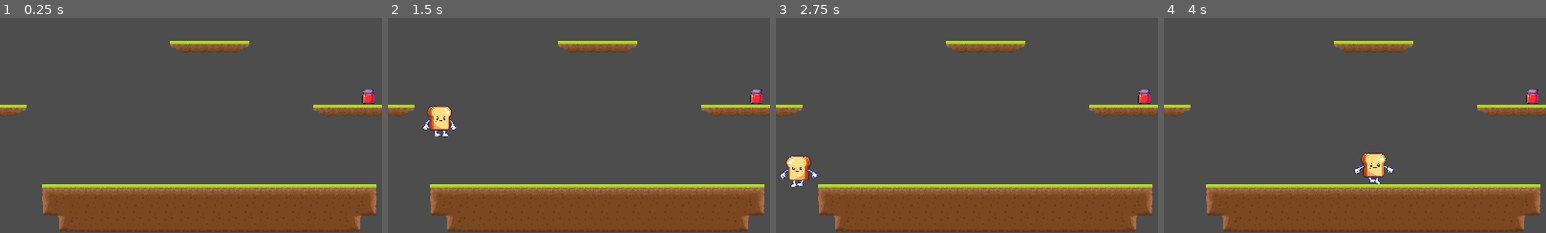
Above: before the commit, frames 1-4 (left to right).
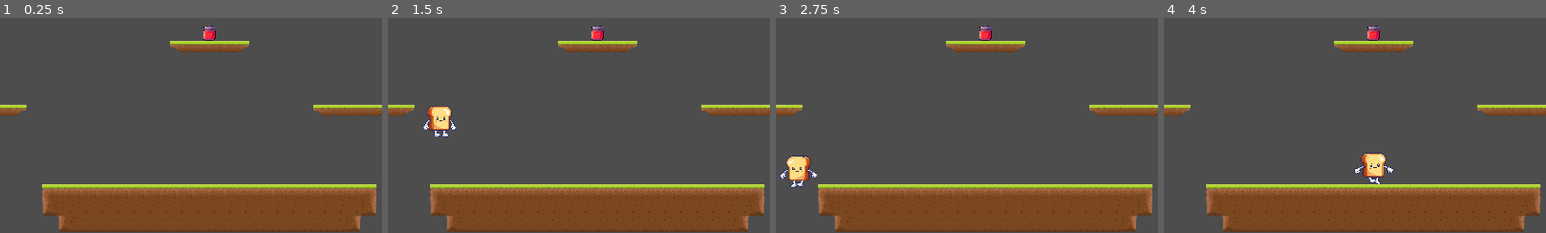
Above: after the commit, the same moments.

Repository: Alliance-of-Numpties/terry-toastington
Game: Godot game, scene res://scenes/level1.tscn
Same seed, same stepped clock (60 frames per second), same inputs: the game is played once before the commit and once after it. This scene is started directly instead of the project's main scene.
Inputs:
- Up to frame 1 (0.25 s): no input
- Up to frame 2 (1.5 s): tap Enter at 0.5 s; hold D (right) from 0.53 s (still down); tap Space (jump) at 0.77 s
- Up to frame 3 (2.75 s): tap Space (jump) at 1.52 s; release D (right) at 2.03 s; hold A (left) from 2.03 s (still down)
- Up to frame 4 (4 s): release A (left) at 2.78 s; hold D (right) from 2.78 s (still down); tap Space (jump) at 3.02, 3.77 s
The pictures show only the part of the screen within x 24-74%, y 17-67%; the shares and areas given below are measured in that part.

The runs differ from the first frame. In frame 1, 0.4% of the frame differs, in the area x 53-98%, y 3-40%; in frame 2, 0.4%; in frame 3, 0.4%; in frame 4, 0.4%.

Commit message:
Randomly spawn more jam when player collects jam

Diff:
--- a/scenes/level1.tscn
+++ b/scenes/level1.tscn
@@ -7,10 +7,12 @@
 [node name="Level 1" type="Node2D"]
 script = ExtResource("1_7b17x")
 
-[node name="Player" parent="." instance=ExtResource("1_f04fc")]
+[node name="Player" parent="." groups=["Player"] instance=ExtResource("1_f04fc")]
 position = Vector2(109, 107)
 
 [node name="World" type="TileMap" parent="."]
 tile_set = ExtResource("1_43yrp")
 format = 2
 layer_0/tile_data = PackedInt32Array(1703983, 262145, 3, 1638447, 196609, 1, 1572911, 196609, 1, 1507375, 196609, 1, 14 …(4692 unchanged characters)…
+
+[connection signal="got_jam" from="Player" to="." method="_on_player_got_jam"]
--- a/scripts/Player.gd
+++ b/scripts/Player.gd
@@ -3,6 +3,7 @@
 class_name Player
 
 signal death
+signal got_jam
 
 @export var speed = 500.0
 @export var jump_velocity = -900.0
@@ -52,6 +53,7 @@
 	jam_points += 1
 	print(str(self) + " jam points: " + str(jam_points))
 	jam.queue_free()
+	got_jam.emit()
 
 
 func reached_finish_line():
--- a/scripts/spawn_jam.gd
+++ b/scripts/spawn_jam.gd
@@ -1,12 +1,19 @@
 extends Node2D
 
 
+func choose_random(list):
+	return list[randi() % list.size()]
+
+
 func spawn_jam():
-	var rng = RandomNumberGenerator.new()
 	var jam_scene = load("res://scenes/jam.tscn")
+	var player = get_tree().get_first_node_in_group("Player")
 
 	var spawn_points = get_tree().get_nodes_in_group("Jam Spawn Points")
-	var target_spawn = spawn_points[randi() % spawn_points.size()]
+	var target_spawn = choose_random(spawn_points)
+
+	while player.global_position.distance_to(target_spawn.global_position) < 100:
+		target_spawn = choose_random(spawn_points)
 
 	var jam_instance = jam_scene.instantiate()
 	add_child(jam_instance)
@@ -15,3 +22,7 @@
 
 func _ready():
 	spawn_jam.call_deferred()
+
+
+func _on_player_got_jam():
+	spawn_jam.call_deferred()
